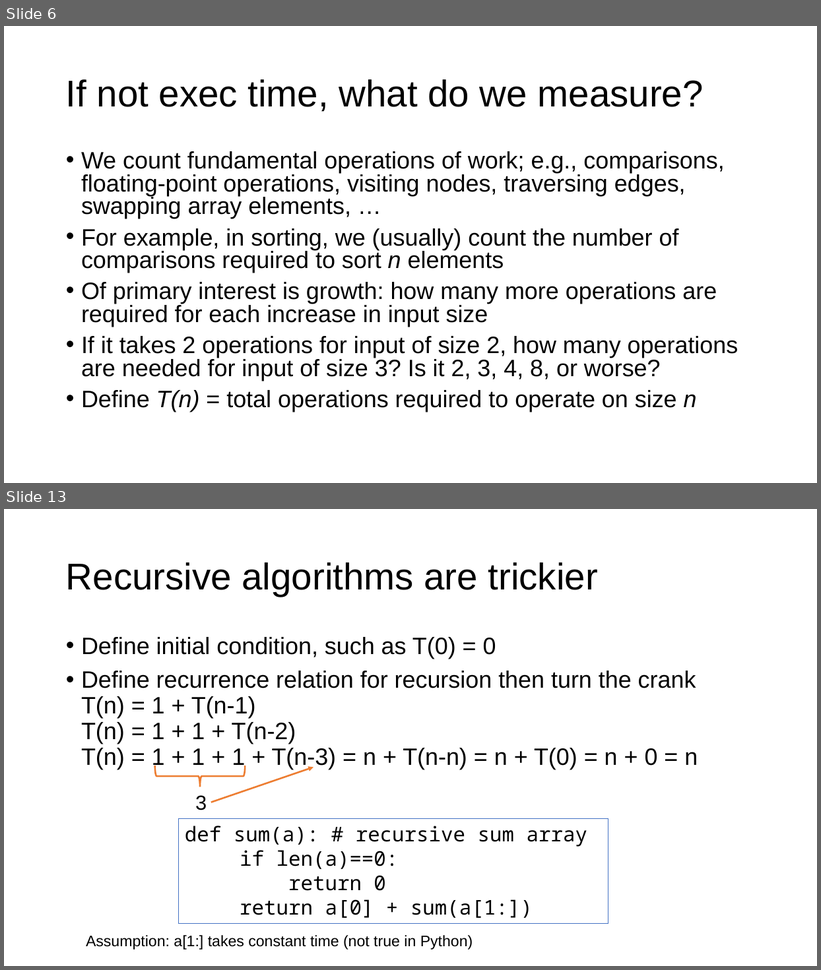
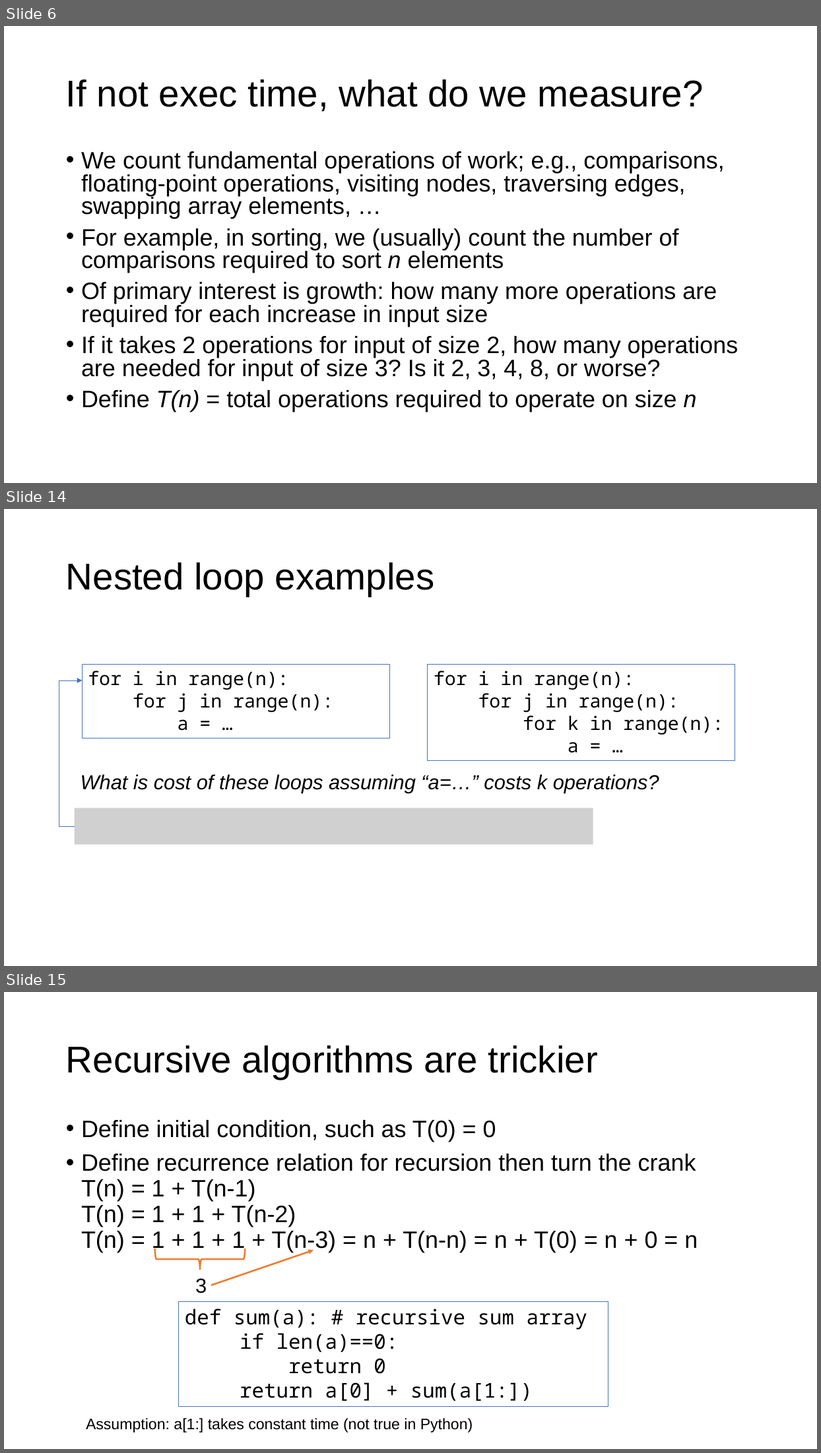
Before and after one commit to parrt/msds689, a slide deck: notes/complexity.pptx. Shown one above the other, each under a label of ours: slides 6 and 13 before the commit, slides 6, 14 and 15 after it; the slides between them are not shown. The pictures are 821x970 and 821x1453 pixels, drawn with LibreOffice and Linux fonts; fonts in the diff are those of the drawing; grey boxes stand for pictures; background and template pictures are left out. Boxes give left, top, right and bottom in pixels: in the first picture for what was removed or moved away, otherwise in the second. Text is boxed around its words. In the diff, an @@ line names an element or a change of style, - is before the commit and + after.

```diff
--- a/notes/complexity.pptx
+++ b/notes/complexity.pptx
@@ slide 14 added at (4, 509, 817, 966), background #FFFFFF @@
@@ title added at (66, 562, 435, 596), 44 pt, text #000000 @@
+Nested loop examples
@@ rectangle added at (82, 664, 389, 738), outline #4472C4 0.75 pt, 22 pt, text #000000 @@
+for i in range(n):
+for j in range(n):
+a = …
@@ rectangle added at (428, 664, 735, 760), outline #4472C4 0.75 pt, 22 pt, text #000000 @@
+for i in range(n):
+for j in range(n):
+for k in range(n):
+a = …
@@ elbow arrow added from (74, 827) to (82, 681), #4472C4 0.5 pt @@
@@ text added at (81, 774, 659, 793), 24 pt, text #000000, italic @@
+What is cost of these loops assuming “a=…” costs k operations?
@@ picture added at (74, 809, 593, 845) @@
@@ what was slide 13 is now slide 15 @@
```
Also in this commit, not shown: 12 slides changed, 2 other slides added, 1 slide removed, 3 other files.
